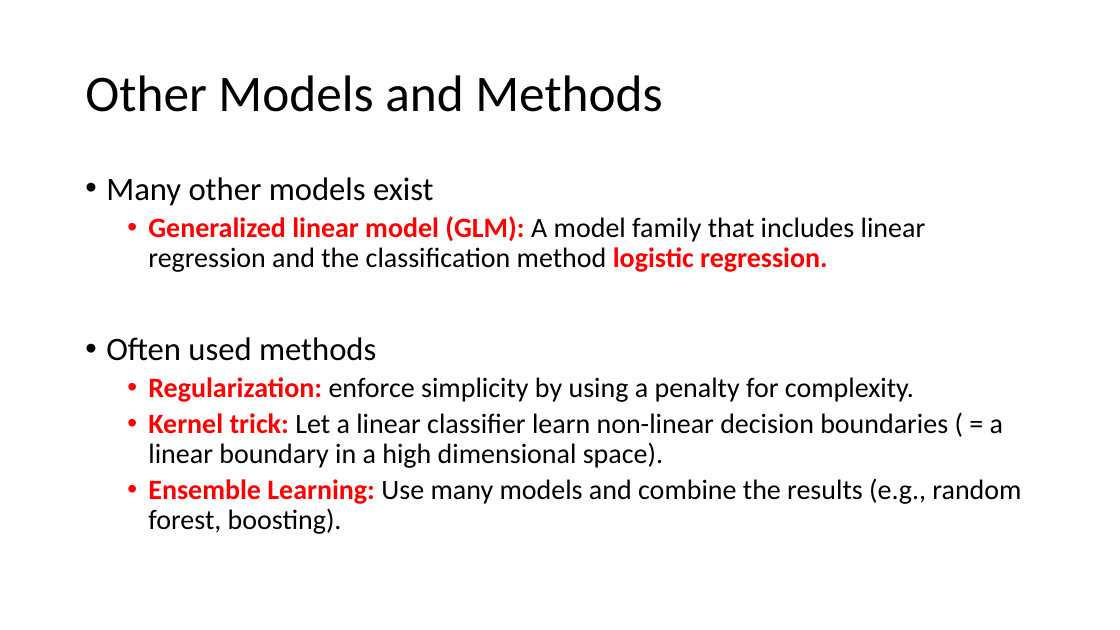
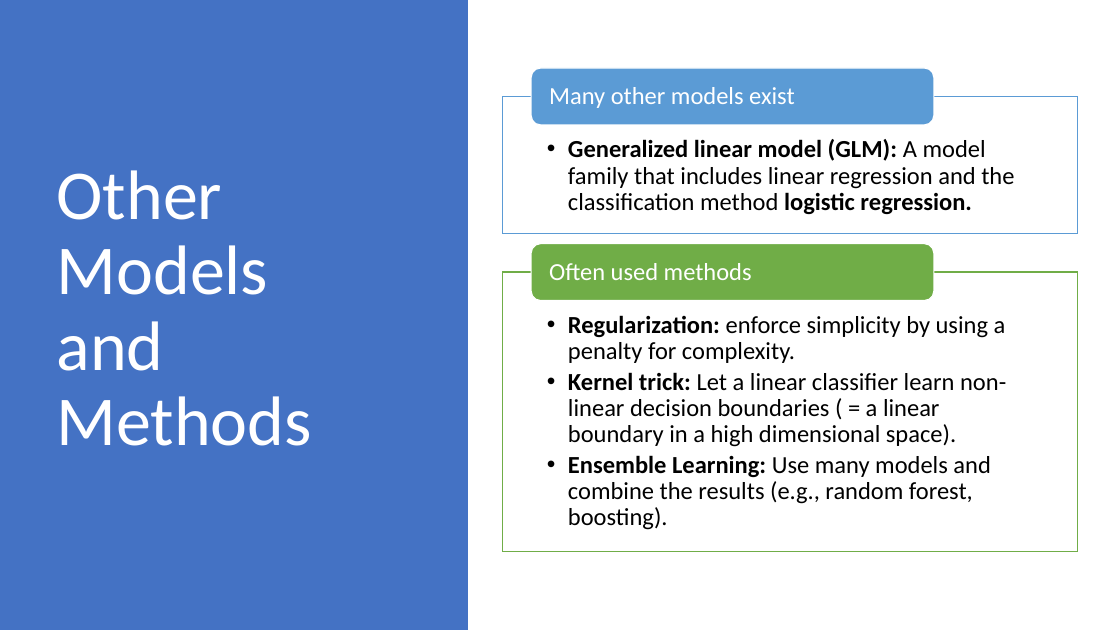
Before and after one commit to mhahsler/CS7320-AI, a slide deck: slide 29 of slides/19_ML_intro.pptx (slide 30 before the commit). Drawn at 1120x630 pixels with LibreOffice and Linux fonts; fonts in the diff are those of the drawing. Boxes give left, top, right and bottom in pixels: in the first picture for what was removed or moved away, otherwise in the second. Text is boxed around its words. In the diff, an @@ line names an element or a change of style, - is before the commit and + after.

```diff
--- a/slides/19_ML_intro.pptx
+++ b/slides/19_ML_intro.pptx
@@ rectangle added at [0,0,468,630], fill #4472C4 @@
@@ title "Other Models and Methods": place and size @@
-title "Other Models and Methods" at [85,75,662,112]
+title "Other Models and Methods" at [57,170,312,446]
@@ title "Other Models and Methods" at [57,170,312,446]: size 44 to 60 pt, text colour #000000 to #FFFFFF @@
@@ text at [106,177,926,361]: paragraphs removed @@
-• Many other models exist
-  • Generalized linear model (GLM): A model family that includes linear regression and the classification method logistic regression.
-• Often used methods
@@ group added at [502,68,1078,552]: 3 texts, 2 rectangles, 2 rounded rectangles @@
+  • Generalized linear model (GLM): A model family that includes linear regression and the classification method logistic regression.
+Many other models exist
+Often used methods
@@ text "Regularization: enforce simplicity by using ...": place and size @@
-text "Regularization: enforce simplicity by using ..." at [106,177,1021,534]
+text "Regularization: enforce simplicity by using ..." at [568,315,1006,530]
@@ text "Regularization: enforce simplicity by using ..." at [568,315,1006,530]: size 24 to 21 pt; text colour #FF0000 to #000000 in "Regularization:", "Kernel trick:", "Ensemble Learning:"; indent changed; less space between paragraphs @@
```
Also in this commit, not shown: 15 other slides changed, 2 slides added, 2 slides removed, 1 other file.
